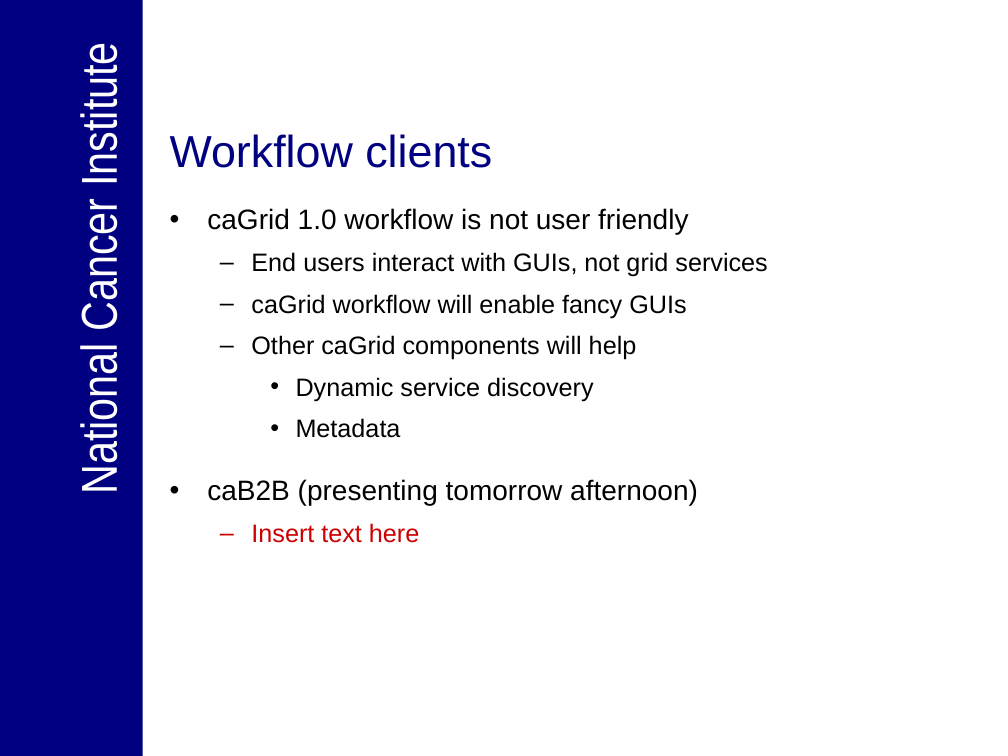
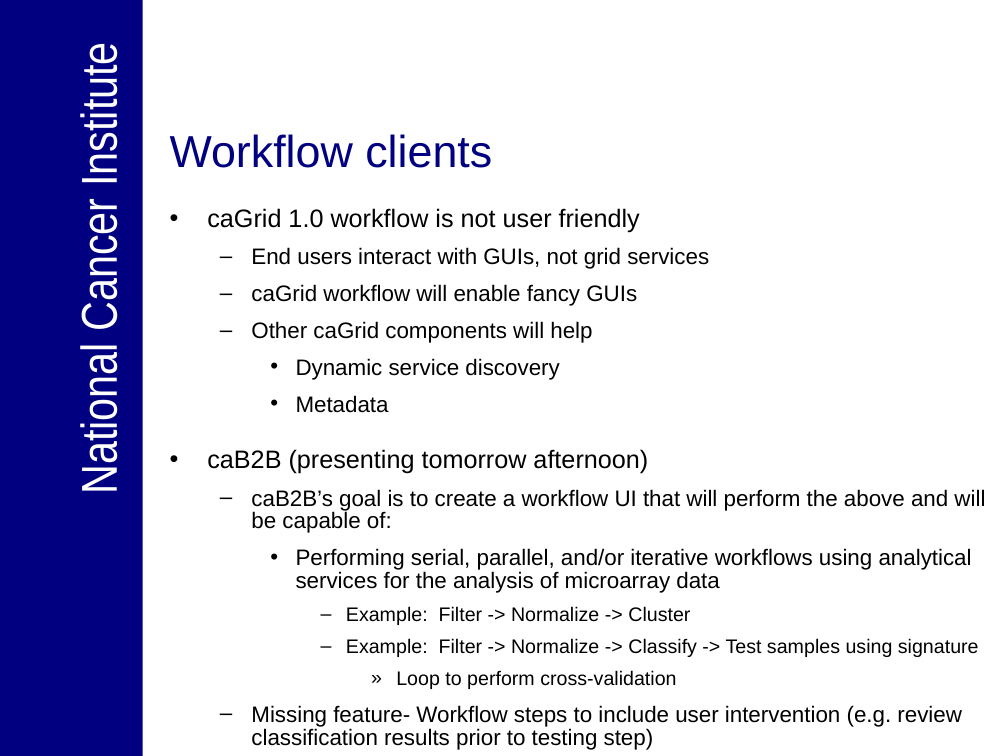
Before and after one commit to NCIP/cagrid-portal, a slide deck: slide 17 of cagrid-1-0/Documentation/presentations/20060918_ICR/workflow_icr_f2f_2006_09_18.ppt. Drawn at 1008x756 pixels with LibreOffice and Linux fonts; fonts in the diff are those of the drawing; background and template pictures are left out. Boxes give left, top, right and bottom in pixels: in the first picture for what was removed or moved away, otherwise in the second. Text is boxed around its words. In the diff, an @@ line names an element or a change of style, - is before the commit and + after.

Commit message:
added cab2b text, couple of typos

```diff
--- a/cagrid-1-0/Documentation/presentations/20060918_ICR/workflow_icr_f2f_2006_09_18.ppt
+++ b/cagrid-1-0/Documentation/presentations/20060918_ICR/workflow_icr_f2f_2006_09_18.ppt
@@ text at <box>207,208,709,474</box>: size 20 to 18 pt in "caGrid 1.0 workflow is not user friendly", "caB2B (presenting tomorrow afternoon)"; size 18 to 16 pt in "End users interact with GUIs, not grid ...", "caGrid workflow will enable fancy GUIs", "Other caGrid components will help", "Dynamic service discovery" and 1 more places; less space between paragraphs @@
@@ text at <box>251,489,985,750</box>: text changed; size 18 to 16 pt; text colour #CC0000 to #000000 @@
-  – Insert text here
+  – caB2B’s goal is to create a workflow UI that will perform the above and will be capable of:
+    • Performing serial, parallel, and/or iterative workflows using analytical services for the analysis of microarray data
+      – Example: Filter -> Normalize -> Cluster
+      – Example: Filter -> Normalize -> Classify -> Test samples using signature
+        » Loop to perform cross-validation
+  – Missing feature- Workflow steps to include user intervention (e.g. review classification results prior to testing step)
```
Also in this commit, not shown: 1 other slide changed.
